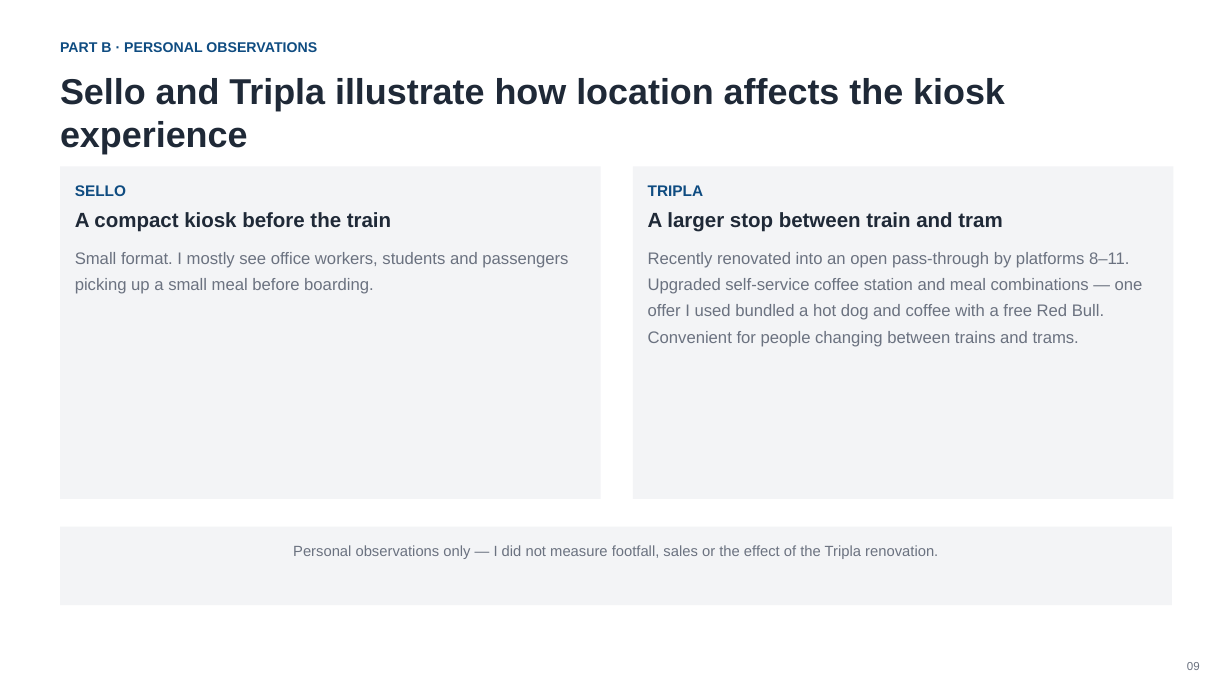
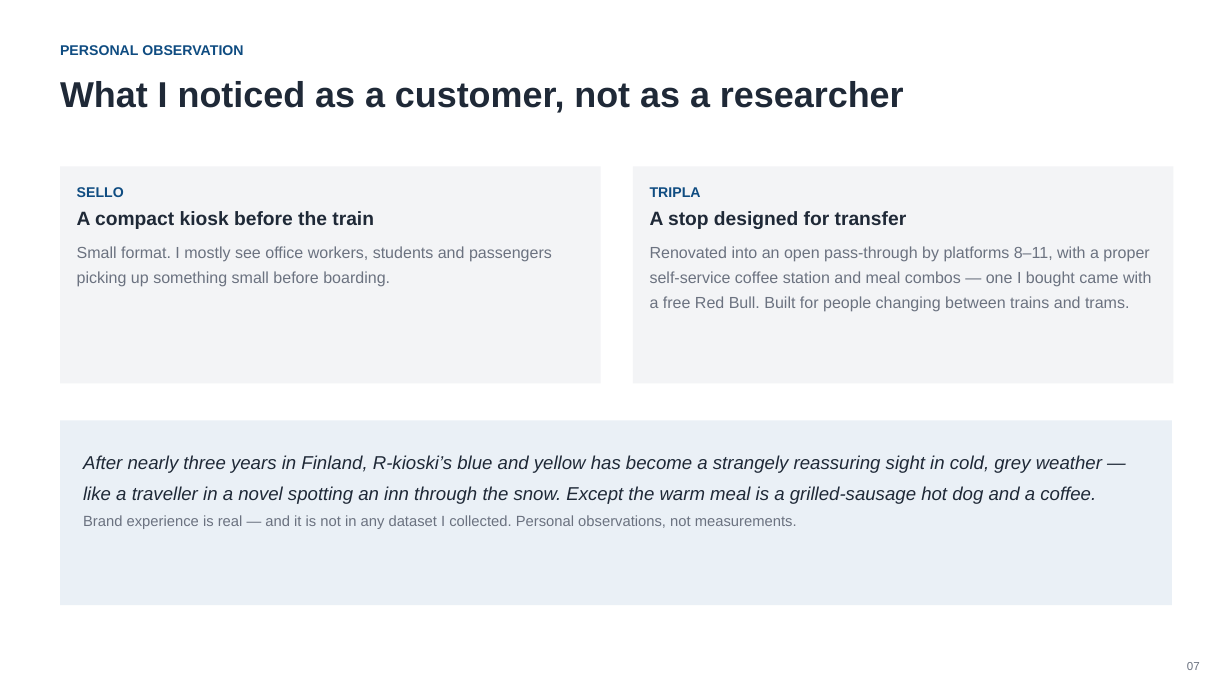
Before and after one commit to smyrnav/arcada-coursework, a slide deck: slide 7 of 2026-autumn/introduction-to-marketing/private-label-retail-analytics/presentation/presentation.pptx (slide 9 before the commit). Drawn at 1232x693 pixels with LibreOffice and Linux fonts; fonts in the diff are those of the drawing. Boxes give left, top, right and bottom in pixels: in the first picture for what was removed or moved away, otherwise in the second. Text is boxed around its words. In the diff, an @@ line names an element or a change of style, - is before the commit and + after.

```diff
--- a/2026-autumn/introduction-to-marketing/private-label-retail-analytics/presentation/presentation.pptx
+++ b/2026-autumn/introduction-to-marketing/private-label-retail-analytics/presentation/presentation.pptx
@@ text at (60,45,243,55): text changed @@
-PART B · PERSONAL OBSERVATIONS
+PERSONAL OBSERVATION
@@ text at (60,81,904,113): text changed @@
-Sello and Tripla illustrate how location affects the kiosk experience
+What I noticed as a customer, not as a researcher
@@ rectangle: place and size @@
-rectangle at (60,166,601,499)
+rectangle at (60,166,601,384)
@@ rectangle: place and size @@
-rectangle at (633,166,1174,499)
+rectangle at (633,166,1174,384)
@@ text at (77,187,374,229): size 12 to 11 pt in "SELLO"; size 16 to 15 pt in "A compact kiosk before the train"; less space between paragraphs @@
@@ text at (650,187,701,197): size 12 to 11 pt in "TRIPLA"; less space between paragraphs @@
@@ text at (650,211,1151,312): text changed; size 13 to 12.5 pt @@
-A larger stop between train and tram
-Recently renovated into an open pass-through by platforms 8–11. Upgraded self-service coffee station and meal combinations — one offer I used bundled a hot dog and coffee with a free Red Bull. Convenient for people changing between trains and trams.
+A stop designed for transfer
+Renovated into an open pass-through by platforms 8–11, with a proper self-service coffee station and meal combos — one I bought came with a free Red Bull. Built for people changing between trains and trams.
@@ text at (77,246,552,287): text changed; size 13 to 12.5 pt @@
-Small format. I mostly see office workers, students and passengers picking up a small meal before boarding.
+Small format. I mostly see office workers, students and passengers picking up something small before boarding.
@@ rectangle: place and size @@
-rectangle at (60,527,1172,605)
+rectangle at (60,421,1172,605)
@@ rectangle at (60,421,1172,605): fill #F3F4F6 to #EAF0F6 @@
@@ text added at (83,455,1102,529), 14.5 pt, text #1F2937, italic @@
+After nearly three years in Finland, R-kioski’s blue and yellow has become a strangely reassuring sight in cold, grey weather — like a traveller in a novel spotting an inn through the snow. Except the warm meal is a grilled-sausage hot dog and a coffee.
+Brand experience is real — and it is not in any dataset I collected. Personal observations, not measurements.
@@ text removed at (293,545,938,559) @@
-Personal observations only — I did not measure footfall, sales or the effect of the Tripla renovation.
@@ text at (1187,662,1200,670): text changed @@
-09
+07
```
Also in this commit, not shown: 4 other slides changed, 5 slides added, 9 slides removed, 2 other files.
